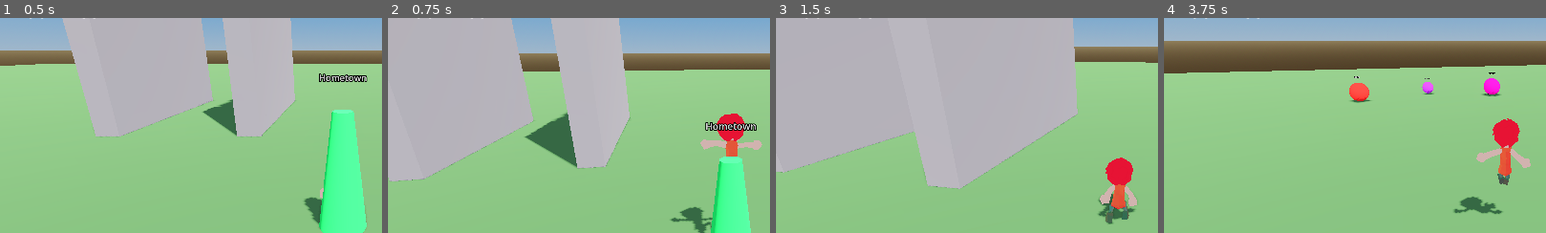
Above: before the commit, frames 1-4 (left to right).
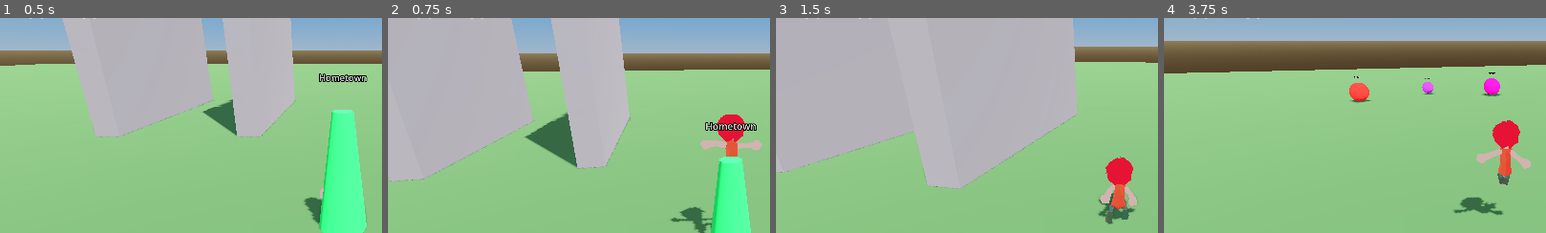
Above: after the commit, the same moments.

Repository: doggoanim/Krits
Game: Godot game, scene res://main.tscn
The game is run twice, just before and just after one commit, with the same random seed, the same clock (stepped at 60 frames per second) and the same inputs.
Inputs (mouse positions are % of the whole screen's width and height, from its top left):
- Up to frame 1 (0.5 s): no input
- Up to frame 2 (0.75 s): tap Enter at 0.5 s; move the mouse to (55, 50) at 0.52 s; hold W (move_forward) from 0.53 s (still down); tap Space (jump) at 0.6 s
- Up to frame 3 (1.5 s): keep holding W (move_forward); tap Space (jump) at 0.77, 1.07 s; move the mouse to (45, 50) at 1.27 s; tap Ctrl (crouch_pound) at 1.35 s
- Up to frame 4 (3.75 s): keep holding W (move_forward); tap Space (jump) at 1.52, 1.55, 1.82, 2.3, 3.02, 3.05, 3.32, 3.6 s; move the mouse to (52, 48) at 2.02 s; tap E (interact) at 2.1 s; move the mouse to (49, 52) at 2.77 s; tap Shift (roll_dive) at 2.85 s; move the mouse to (57, 51) at 3.52 s
The pictures show only the part of the screen within x 5-55%, y 16-66%; the shares and areas given below are measured in that part.

Frame 1 is identical in both runs. In frame 2, less than 0.1% of the frame differs, in the area x 81-98%, y 44-97%; in frame 3, less than 0.1%; in frame 4, 0.3%, in the area x 76-96%, y 46-92%.

Commit message:
Add code-driven squash & stretch for jumping and standing up from a crouch
New PlayerVisual.squash_stretch(y_scale, xz_scale, duration): scales the
whole model away from its rest size then eases back with a springy
overshoot (Tween, TRANS_BACK/EASE_OUT), independent of whatever animation
clip is currently playing — pure code, no new animation clips needed.

Wired in three places:
- Player.start_jump() — a quick taller/thinner stretch at the instant of launch.
- Player._physics_process()'s existing landing check — a shorter/wider
  squash at the instant of landing impact (covers every jump/dive/roll/
  long-jump landing, since it's driven off is_on_floor() generically).
- CrouchState.exit() — a small stretchy bounce when standing back up
  normally (only when the next state is Ground, not when chaining into a
  roll or falling off a ledge, so it doesn't fight those states' own poses).

All five scale values and the spring-back duration are exported on
PlayerVisual for tuning in the Inspector.

Diff:
--- a/player/player.gd
+++ b/player/player.gd
@@ -68,6 +68,7 @@
 	machine.physics_update(delta)
 	if is_on_floor() and not _was_on_floor:
 		can_dive = true
+		visual.squash_stretch(visual.land_squash_y, visual.land_squash_xz)
 		Events.player_landed.emit()
 	_was_on_floor = is_on_floor()
 	_update_lean(delta)
@@ -158,6 +159,7 @@
 	velocity.y = vel
 	coyote = 0.0
 	jump_buffer_t = 0.0
+	visual.squash_stretch(visual.jump_stretch_y, visual.jump_stretch_xz)
 	machine.transition_to(&"Air")
 
 func bounce_off_orb() -> void:
--- a/player/player_visual.gd
+++ b/player/player_visual.gd
@@ -52,6 +52,20 @@
 @export var outline_enabled := true
 @export var outline_thickness_ratio := 0.006   ## outline thickness, as a fraction of the character's height
 @export var outline_color := Color.BLACK
+
+## Squash & stretch pops. All code-driven (scale the whole model, not the
+## skeleton), independent of whatever animation clip is playing, so they
+## layer on top of jump_start/falling/idle/etc. instead of replacing them.
+@export_group("Squash & Stretch")
+@export var jump_stretch_y := 1.22      ## taller/thinner at the instant of launch
+@export var jump_stretch_xz := 0.88
+@export var land_squash_y := 0.78       ## shorter/wider at the instant of landing impact
+@export var land_squash_xz := 1.14
+@export var uncrouch_bounce_y := 1.12   ## small stretchy "pop" when standing back up
+@export var uncrouch_bounce_xz := 0.94
+@export var squash_stretch_time := 0.16   ## how long the spring-back to normal takes
+
+var _squash_tween: Tween
 
 ## Clips meant to play on repeat for as long as their state lasts, rather than
 ## play once and hold a final frame. glTF import defaults every clip to
@@ -180,6 +194,25 @@
 func is_holding() -> bool:
 	return _hold_t > 0.0
 
+## Code-driven squash/stretch "pop": immediately pushes the whole model's
+## scale away from its normal rest size — `y_scale` vertically, `xz_scale`
+## horizontally (pick values on opposite sides of 1.0, e.g. tall+thin for a
+## stretch or short+wide for a squash, so it still reads as the same
+## character rather than literally growing/shrinking) — then eases back to
+## normal over `duration` with a springy overshoot. Safe to call again
+## mid-pop (a new call cancels and replaces whatever pop is still settling).
+## `duration < 0` (the default) uses `squash_stretch_time` — can't reference
+## that exported var directly as the default since GDScript requires default
+## argument values to be constant expressions.
+func squash_stretch(y_scale: float, xz_scale: float, duration := -1.0) -> void:
+	var dur := duration if duration >= 0.0 else squash_stretch_time
+	if _squash_tween and _squash_tween.is_valid():
+		_squash_tween.kill()
+	_model.scale = Vector3(_base_scale * xz_scale, _base_scale * y_scale, _base_scale * xz_scale)
+	_squash_tween = create_tween()
+	_squash_tween.tween_property(_model, "scale", Vector3.ONE * _base_scale, dur) \
+		.set_trans(Tween.TRANS_BACK).set_ease(Tween.EASE_OUT)
+
 ## Smoothly lean this node toward `pitch` (forward/back, rad) and `bank` (side-to-
 ## side, rad). Call every physics frame with a target of 0 to relax back upright.
 func set_lean(pitch: float, bank: float, smoothing: float, delta: float) -> void:
--- a/player/states/crouch_state.gd
+++ b/player/states/crouch_state.gd
@@ -3,6 +3,13 @@
 
 func enter(_prev: StringName, _msg: Dictionary = {}) -> void:
 	player.set_crouching(true)
+
+## A little bounce when standing back up normally — not when chaining into a
+## roll or falling off a ledge, where the uncrouch pose would just get
+## overridden by that state's own animation a frame later anyway.
+func exit(next: StringName) -> void:
+	if next == &"Ground":
+		player.visual.squash_stretch(player.visual.uncrouch_bounce_y, player.visual.uncrouch_bounce_xz)
 
 func physics_update(delta: float) -> void:
 	var p := player
